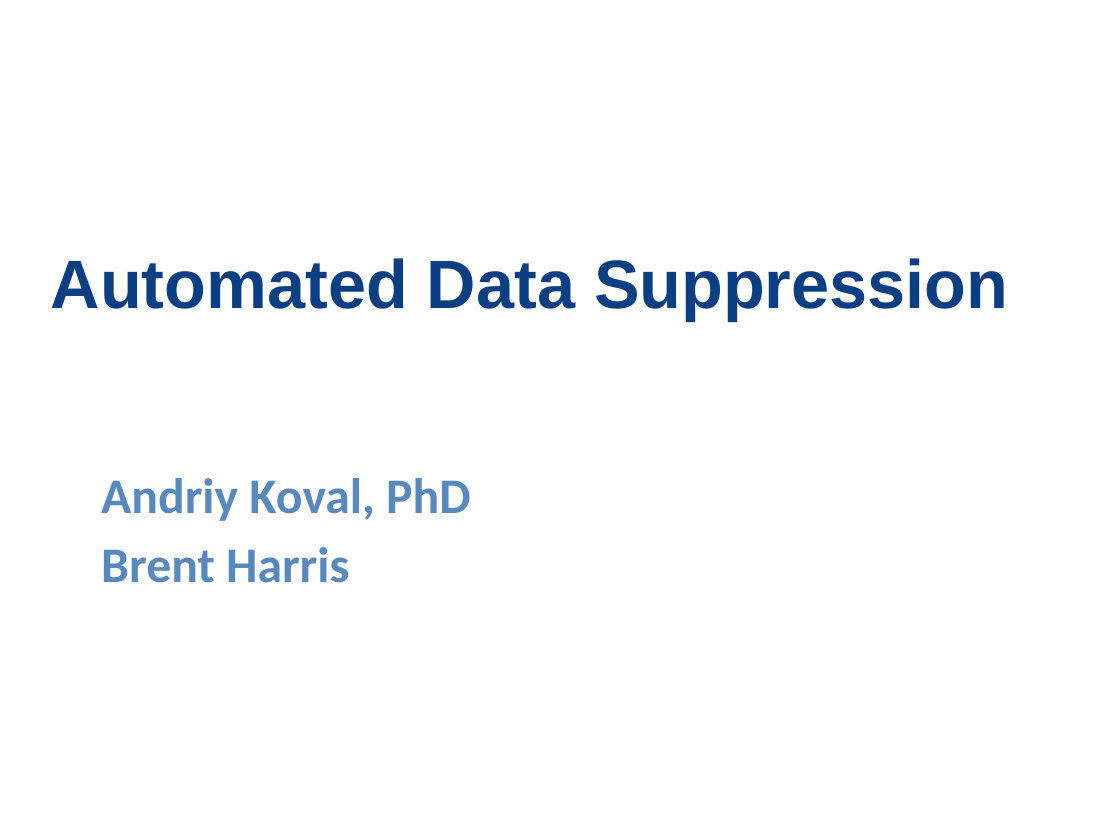
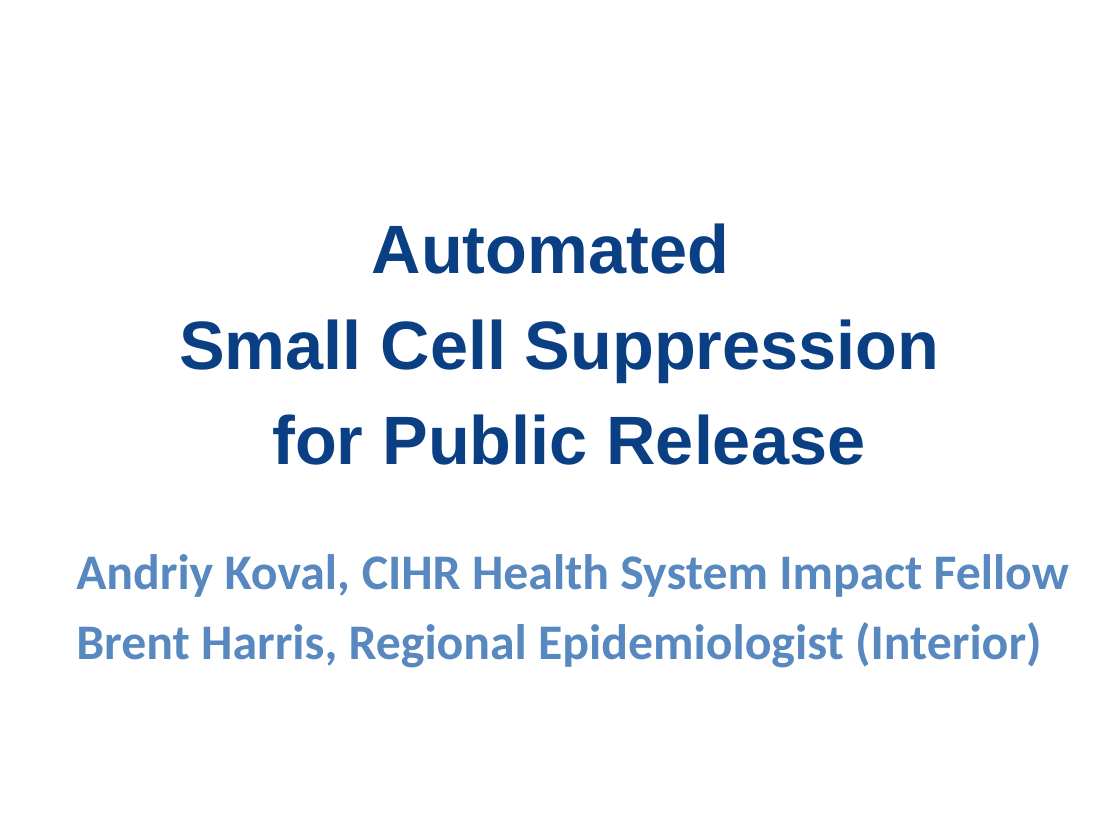
Before and after one commit to IHACRU/suppress-for-release, a slide deck: slide 1 of libs/materials/community-of-practice-2018-03-07.pptx. Drawn at 1120x840 pixels with LibreOffice and Linux fonts; fonts in the diff are those of the drawing; background and template pictures are left out. Boxes give left, top, right and bottom in pixels: in the first picture for what was removed or moved away, otherwise in the second. Text is boxed around its words. In the diff, an @@ line names an element or a change of style, - is before the commit and + after.

Commit message:
corrected presentation

```diff
--- a/libs/materials/community-of-practice-2018-03-07.pptx
+++ b/libs/materials/community-of-practice-2018-03-07.pptx
@@ text at box(179, 223, 939, 465): text changed @@
-Automated Data Suppression
+Automated
+Small Cell Suppression
+for Public Release
@@ text at box(76, 554, 1069, 668): text changed @@
-Andriy Koval, PhD
-Brent Harris
+Andriy Koval, CIHR Health System Impact Fellow
+Brent Harris, Regional Epidemiologist (Interior)
```
Also in this commit, not shown: 1 other file.
